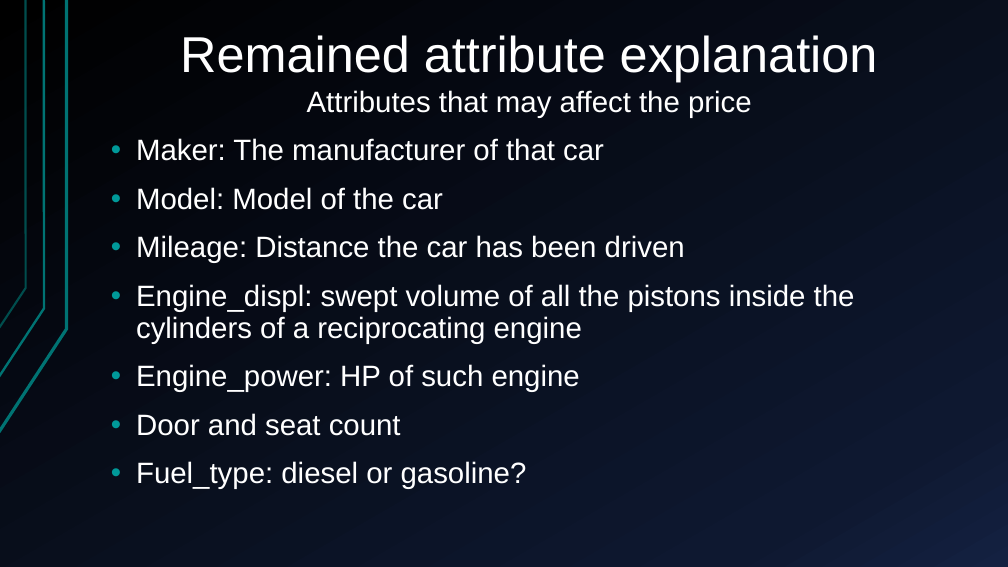
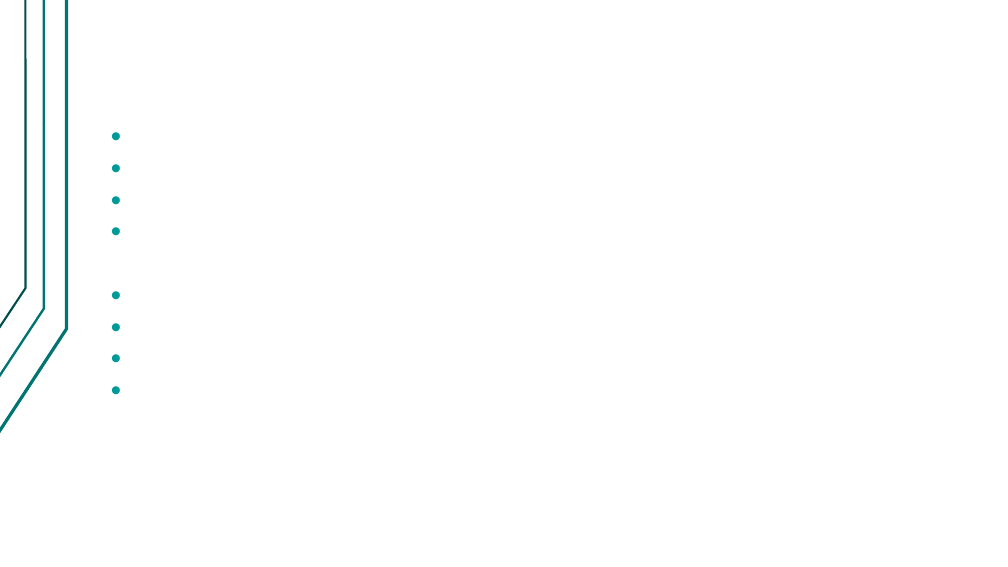
Before and after one commit to Alfons0329/Machine_Learning_Fall_2017, a slide deck: slide 6 of Final_proj/Presentation.pptx. Drawn at 1008x567 pixels with LibreOffice and Linux fonts; fonts in the diff are those of the drawing. Boxes give left, top, right and bottom in pixels: in the first picture for what was removed or moved away, otherwise in the second. Text is boxed around its words. In the diff, an @@ line names an element or a change of style, - is before the commit and + after.

Commit message:
Update the pptx and remove old-style random testdata generator

```diff
--- a/Final_proj/Presentation.pptx
+++ b/Final_proj/Presentation.pptx
@@ background gradient #000000 to #0F1931 to #142242 to #FFFFFF @@
@@ freeform shape at [0, 0, 67, 432]: outline redrawn @@
@@ freeform shape at [0, 0, 44, 377]: outline #007373 2.25 pt to #007373 2.24 pt @@
@@ freeform shape at [0, 0, 26, 328]: outline #007373 2 pt to #004D4D 2 pt @@
@@ title removed at [180, 35, 878, 82] @@
-Remained attribute explanation
@@ text removed at [136, 90, 855, 489] @@
-Attributes that may affect the price
-• Maker: The manufacturer of that car
-• Model: Model of the car
-• Mileage: Distance the car has been driven
-• Engine_displ: swept volume of all the pistons inside the cylinders of a reciprocating engine
-• Engine_power: HP of such engine
-• Door and seat count
-• Fuel_type: diesel or gasoline?
```
Also in this commit, not shown: 11 other slides changed, 1 other file.
